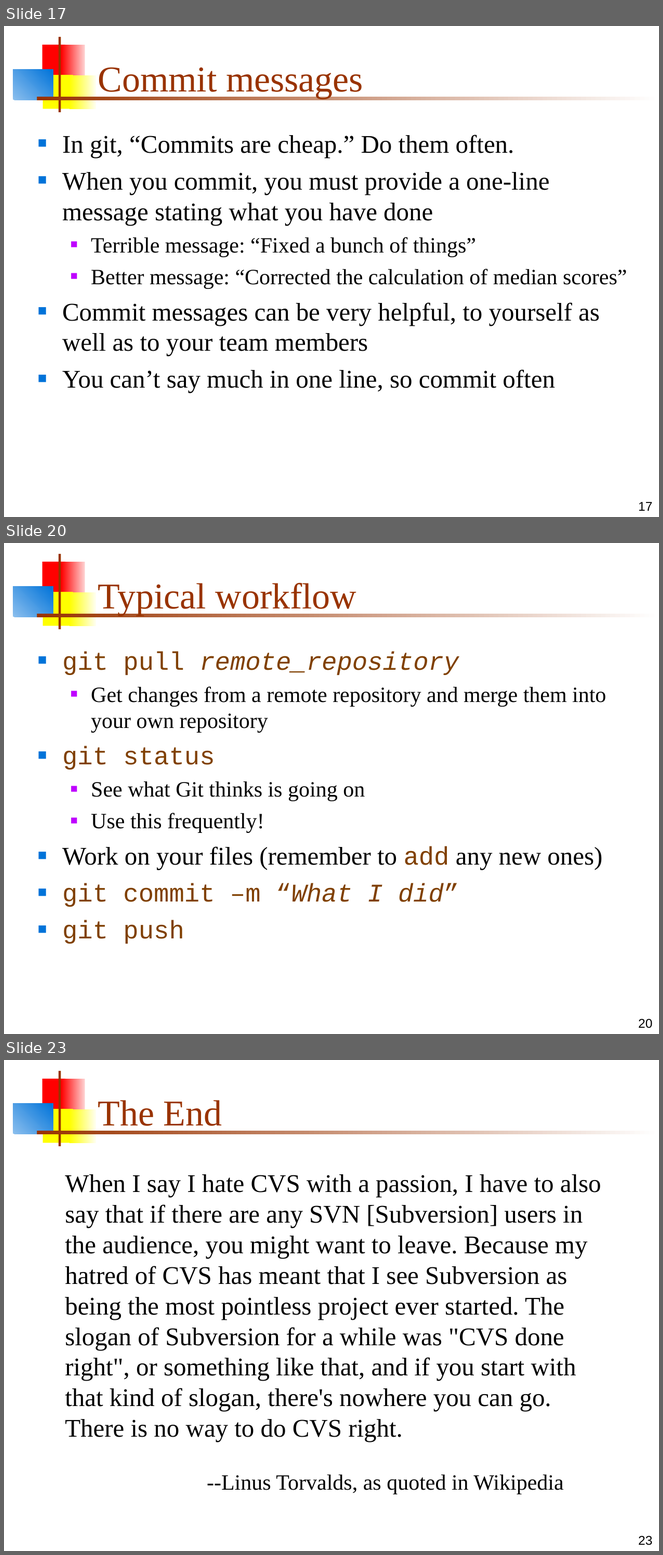
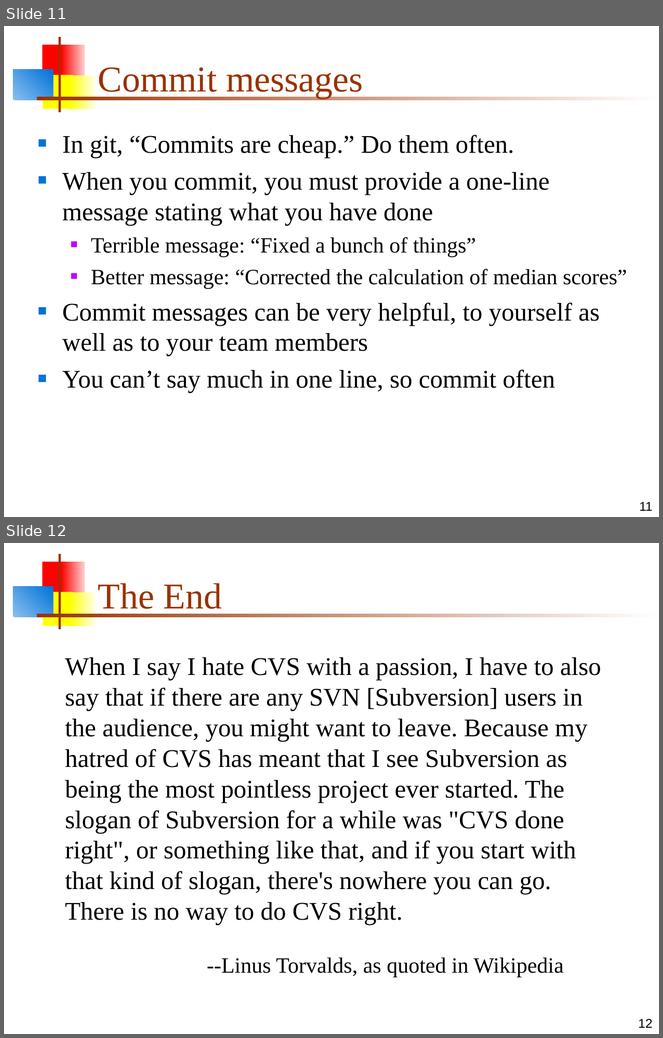
Before and after one commit to MarsUniversity/ECE382, a slide deck: source/lessons/lsn7/git.ppt. Shown one above the other, each under a label of ours: slides 17, 20 and 23 before the commit, slides 11 and 12 after it; the slides between them are not shown. The pictures are 663x1555 and 663x1038 pixels, drawn with LibreOffice and Linux fonts; fonts in the diff are those of the drawing. Boxes give left, top, right and bottom in pixels: in the first picture for what was removed or moved away, otherwise in the second. Text is boxed around its words. In the diff, an @@ line names an element or a change of style, - is before the commit and + after.

```diff
--- a/source/lessons/lsn7/git.ppt
+++ b/source/lessons/lsn7/git.ppt
@@ slide 20 removed at <box>4,543,659,1034</box>, background #FFFFFF; not listed: 7 template elements that a slide beside it also shows @@
@@ title removed at <box>98,583,357,615</box> @@
-Typical workflow
@@ text removed at <box>62,651,606,944</box> @@
-■ git pull remote_repository
-  ■ Get changes from a remote repository and merge them into your own repository
-■ git status
-  ■ See what Git thinks is going on
-  ■ Use this frequently!
-■ Work on your files (remember to add any new ones)
-■ git commit –m “What I did”
-■ git push
@@ page number removed at <box>638,1019,652,1029</box> @@
-20
@@ what was slide 17 is now slide 11 @@
@@ page number at <box>639,502,652,511</box>: text changed @@
-17
+11
@@ what was slide 23 is now slide 12 @@
@@ page number at <box>638,1019,652,1028</box>: text changed @@
-23
+12
```
Also in this commit, not shown: 6 slides changed, 10 other slides removed, 3 other files.
